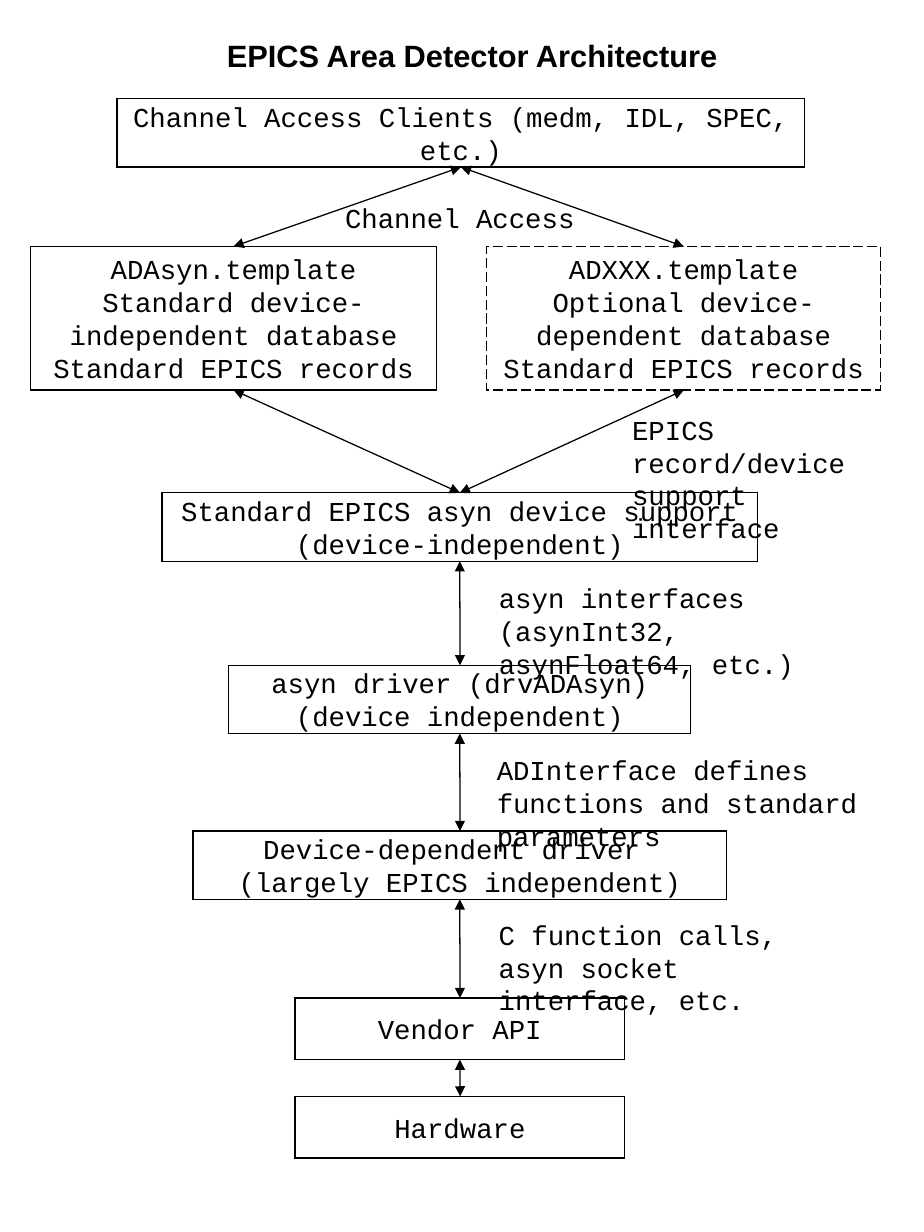
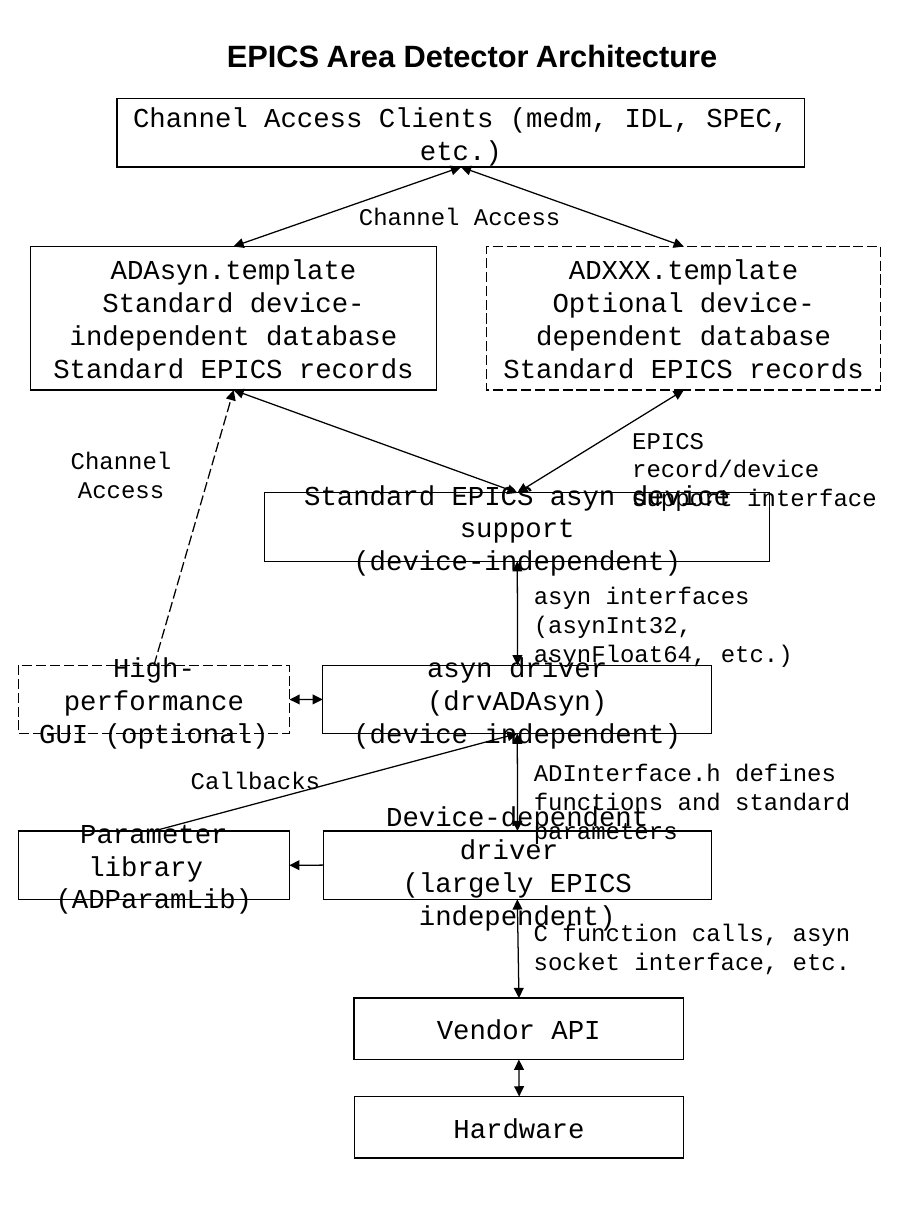
Before and after one commit to areaDetector/ADCore, a slide deck: slide 1 of documentation/areaDetectorArchitecture.ppt. Drawn at 924x1232 pixels with LibreOffice and Linux fonts; fonts in the diff are those of the drawing. Boxes give left, top, right and bottom in pixels: in the first picture for what was removed or moved away, otherwise in the second. Text is boxed around its words. In the diff, an @@ line names an element or a change of style, - is before the commit and + after.

```diff
--- a/documentation/areaDetectorArchitecture.ppt
+++ b/documentation/areaDetectorArchitecture.ppt
@@ arrow added from (154, 665) to (234, 391), #000000 0.74 pt dashed @@
@@ double arrow moved from (234, 391) - (460, 493) to (234, 391) - (517, 493) @@
@@ double arrow moved from (684, 391) - (460, 493) to (684, 391) - (517, 493) @@
@@ text "EPICS record/device support interface": place and size @@
-text "EPICS record/device support interface" at <box>632,421,845,546</box>
+text "EPICS record/device support interface" at <box>632,433,876,514</box>
@@ text added at <box>71,452,172,499</box>, 14 pt, text #000000 @@
+Channel Access
@@ rectangle "Standard EPICS asyn device support ...": place and size @@
-rectangle "Standard EPICS asyn device support ..." at <box>163,493,758,562</box>
+rectangle "Standard EPICS asyn device support ..." at <box>265,493,770,562</box>
@@ size 16 to 14 pt; less space between paragraphs in 4 elements at <box>359,207,560,226</box>, <box>632,433,876,514</box>, <box>534,924,851,975</box>, <box>534,587,793,670</box> @@
@@ text "asyn interfaces (asynInt32, asynFloat64, etc.)": place and size @@
-text "asyn interfaces (asynInt32, asynFloat64, etc.)" at <box>499,589,794,681</box>
+text "asyn interfaces (asynInt32, asynFloat64, etc.)" at <box>534,587,793,670</box>
@@ rectangle "asyn driver (drvADAsyn) (device independent)": place and size @@
-rectangle "asyn driver (drvADAsyn) (device independent)" at <box>229,665,691,734</box>
+rectangle "asyn driver (drvADAsyn) (device independent)" at <box>323,665,712,734</box>
@@ rectangle added at <box>18,665,290,734</box>, outline #000000 0.74 pt dashed, 16 pt, text #000000 @@
+High-performance
+GUI (optional)
@@ double arrow added from (323, 700) to (290, 700), #000000 0.74 pt @@
@@ arrow added from (154, 830) to (517, 733), #000000 0.74 pt @@
@@ text added at <box>191,772,320,797</box>, 14 pt, text #000000 @@
+Callbacks
@@ text at <box>534,764,850,846</box>: text changed; size 16 to 14 pt @@
-ADInterface defines functions and standard parameters
+ADInterface.h defines functions and standard parameters
@@ rectangle "Device-dependent driver (largely EPICS independent)": place and size @@
-rectangle "Device-dependent driver (largely EPICS independent)" at <box>193,830,727,899</box>
+rectangle "Device-dependent driver (largely EPICS independent)" at <box>323,830,711,899</box>
@@ rectangle added at <box>18,830,290,899</box>, outline #000000 0.74 pt, 16 pt, text #000000 @@
+Parameter library
+(ADParamLib)
@@ arrow added from (323, 865) to (290, 865), #000000 0.74 pt @@
@@ 3 double arrows: place and size @@
-3 double arrows at <box>460,562,460,998</box>
+3 double arrows at <box>517,562,519,998</box>
@@ text "C function calls, asyn socket ...": place and size @@
-text "C function calls, asyn socket ..." at <box>499,925,777,1018</box>
+text "C function calls, asyn socket ..." at <box>534,924,851,975</box>
@@ 2 rectangles, 1 double arrow: place and size @@
-2 rectangles, 1 double arrow at <box>294,998,626,1158</box>
+2 rectangles, 1 double arrow at <box>354,998,685,1158</box>
```
Also in this commit, not shown: 1 other file.
